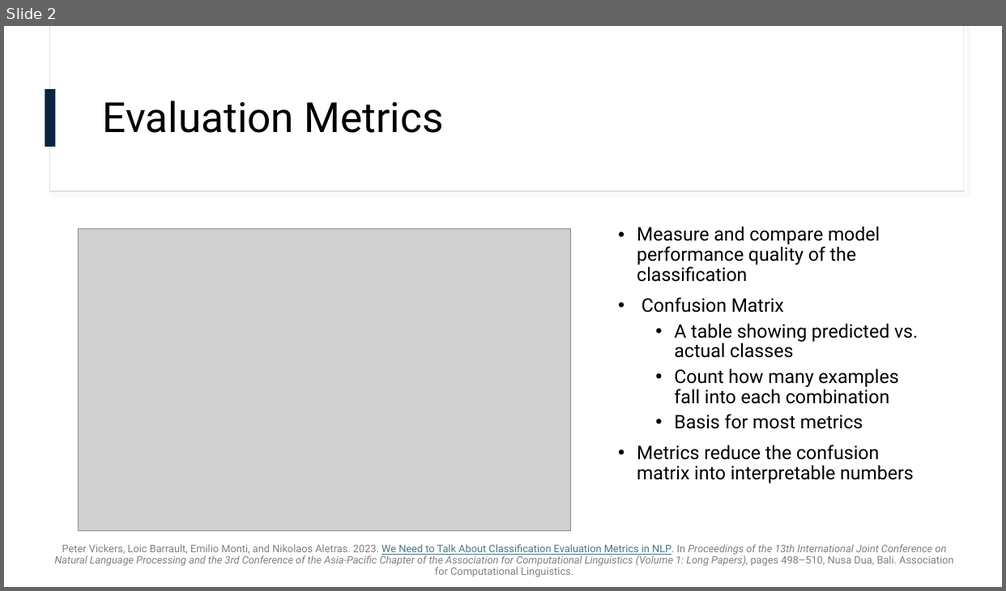
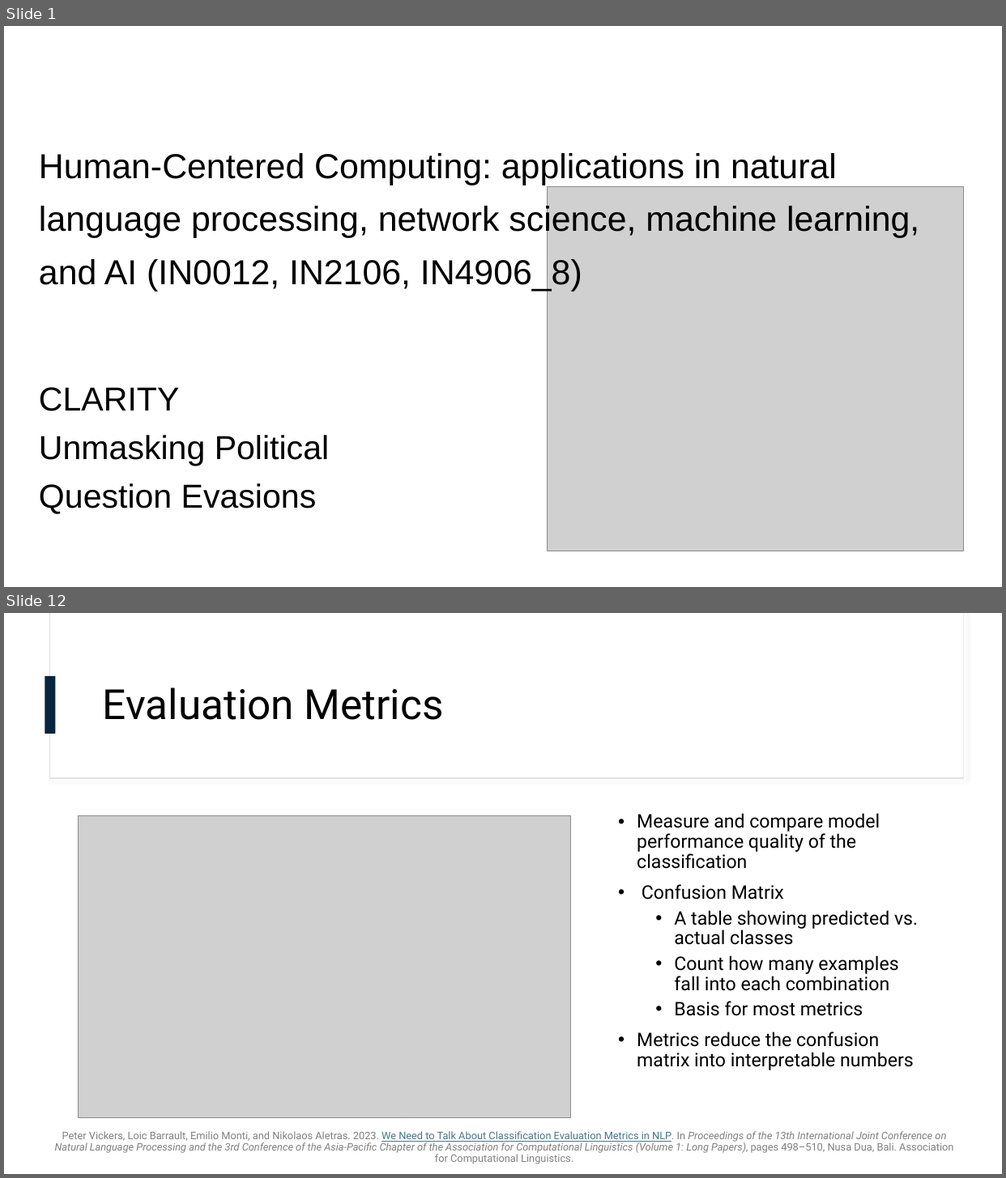
Before and after one commit to omarelbeltagy/clarity, a slide deck: literature/literature edited.pptx. Shown one above the other, each under a label of ours: slide 2 before the commit, slides 1 and 12 after it; the slides between them are not shown. The pictures are 1006x591 and 1006x1178 pixels, drawn with LibreOffice and Linux fonts; fonts in the diff are those of the drawing; grey boxes stand for pictures; background and template pictures are left out. Boxes give left, top, right and bottom in pixels: in the first picture for what was removed or moved away, otherwise in the second. Text is boxed around its words. In the diff, an @@ line names an element or a change of style, - is before the commit and + after.

```diff
--- a/literature/literature edited.pptx
+++ b/literature/literature edited.pptx
@@ slide 1 added at <box>4,26,1002,587</box>, background #FFFFFF @@
@@ title added at <box>39,153,919,292</box>, 33.3 pt, text #000000 @@
+Human-Centered Computing: applications in natural language processing, network science, machine learning, and AI (IN0012, IN2106, IN4906_8)
@@ picture added at <box>547,187,964,551</box> @@
@@ text added at <box>39,387,329,514</box>, 32 pt, text #000000 @@
+CLARITY
+Unmasking Political Question Evasions
@@ what was slide 2 is now slide 12 @@
```
Also in this commit, not shown: 2 slides changed, 10 other slides added, 1 slide removed, 1 other file.
